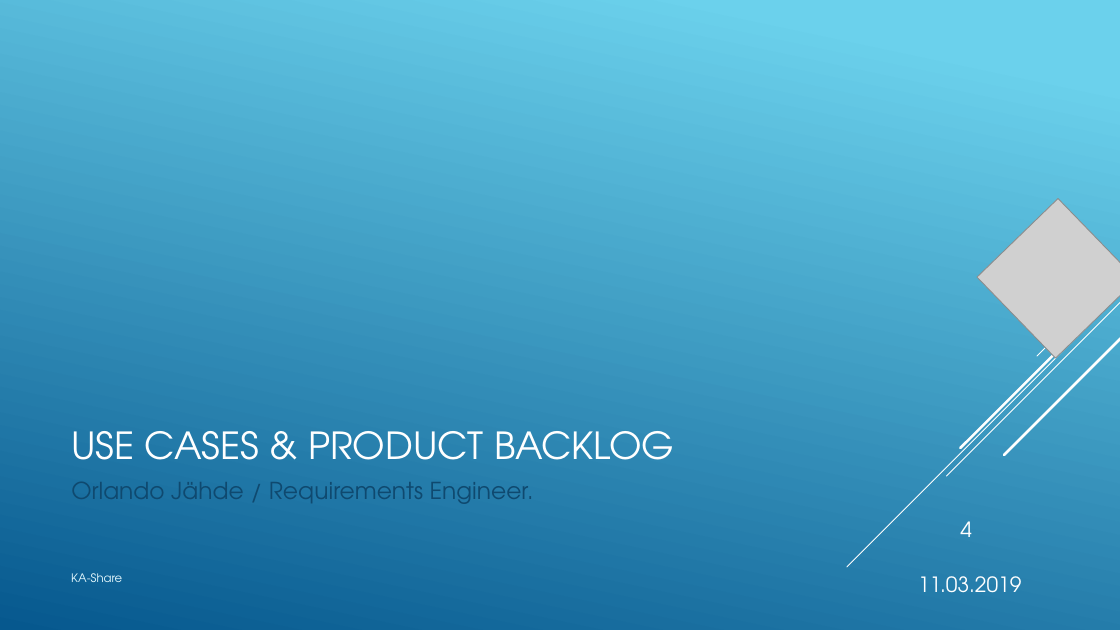
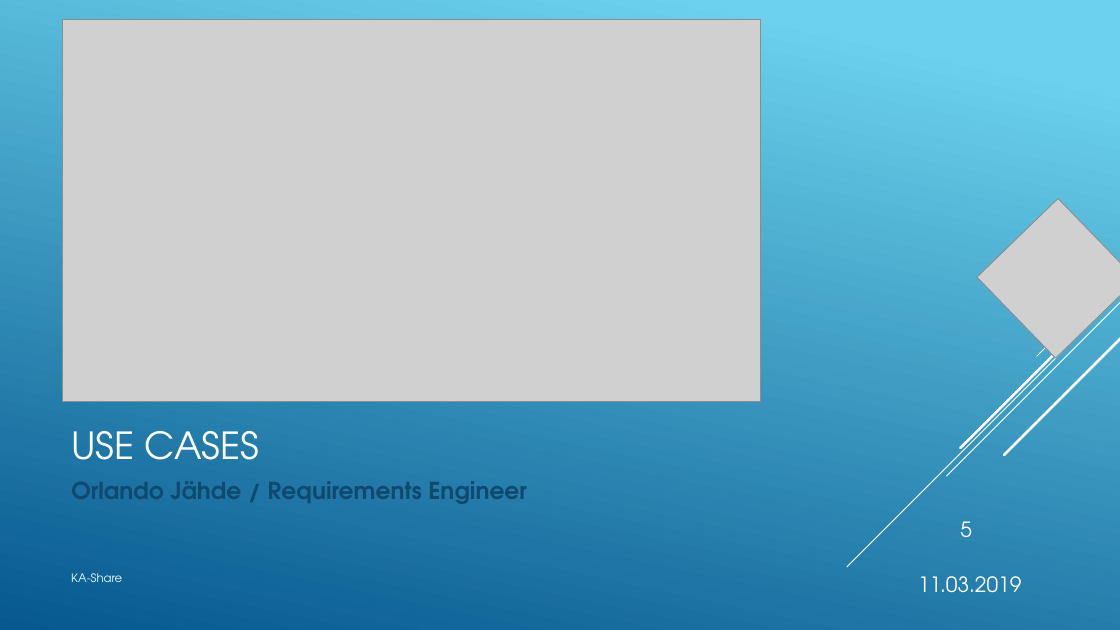
Before and after one commit to KanBen86/ProjektCarsharing, a slide deck: slide 5 of Präsentation/Statuspräsentation1.pptx (slide 4 before the commit). Drawn at 1120x630 pixels with LibreOffice and Linux fonts; fonts in the diff are those of the drawing; grey boxes stand for pictures. Boxes give left, top, right and bottom in pixels: in the first picture for what was removed or moved away, otherwise in the second. Text is boxed around its words. In the diff, an @@ line names an element or a change of style, - is before the commit and + after.

```diff
--- a/Präsentation/Statuspräsentation1.pptx
+++ b/Präsentation/Statuspräsentation1.pptx
@@ picture added at (x1=63, y1=19, x2=761, y2=402) @@
@@ title at (x1=71, y1=431, x2=259, y2=460): text changed @@
-USE CASES & PRODUCT BACKLOG
+USE CASES
@@ text at (x1=71, y1=481, x2=527, y2=504): text changed; bold on @@
-Orlando Jähde / Requirements Engineer.
+Orlando Jähde / Requirements Engineer
@@ page number at (x1=960, y1=521, x2=972, y2=537): text changed @@
-4
+5
```
Also in this commit, not shown: 4 slides added.
